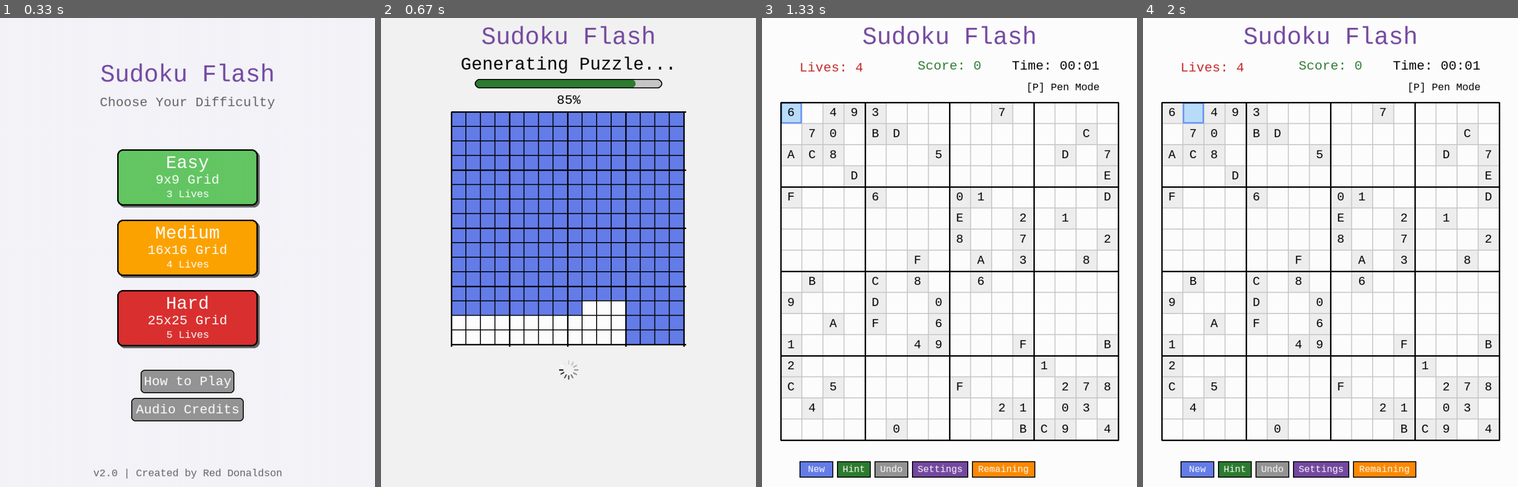
Above: before the commit, frames 1-4 (left to right).
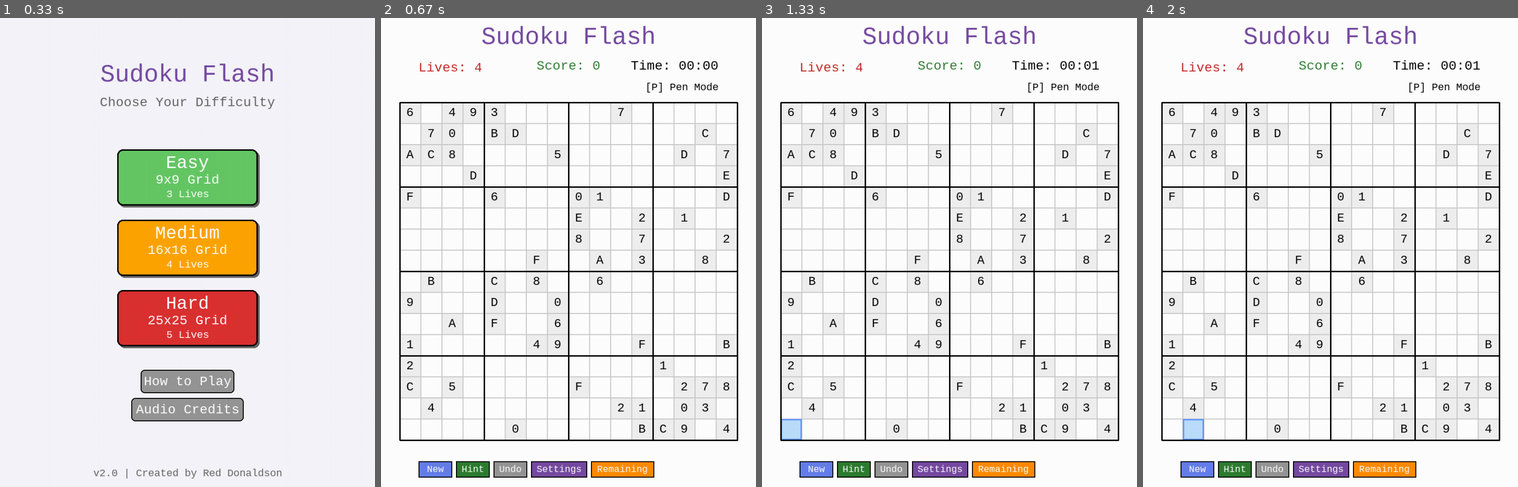
Above: after the commit, the same moments.

Repository: dbdonaldson50/PyGame-Sudoku-Flood
Game: pygame game, started from sudoku_flash.py
Same seed, same stepped clock (60 frames per second), same inputs: the game is played once before the commit and once after it.
Inputs (mouse positions are in pixels of both pictures, inside the frame that each line leads up to):
- Up to frame 1 (0.33 s): no input
- Up to frame 2 (0.67 s): click (568, 252) at 0.38 s
- Up to frame 3 (1.33 s): hold Right 0.67-1.13 s; hold Up from 1.17 s (still down)
- Up to frame 4 (2 s): release Up at 1.47 s; hold Right 1.5-1.97 s

Frame 1 is identical in both runs. In frame 2, 37% of the frame differs, in the area x 4-96%, y 8-98%; in frame 3, 0.5%; in frame 4, 0.5%.

Commit message:
Optimize loading screen performance to prevent crashes
Problem:
Game crashed during 25x25 puzzle generation due to excessive memory/CPU usage
from the progress callback system.

Root Cause:
1. Progress callback was called every grid_size // 2 cells (12-13 for 25x25)
2. Each callback did copy.deepcopy() on 625-cell board (~50+ times per generation)
3. Each callback also rendered screen + flipped display + processed events
4. With backtracking, this could happen hundreds of times
5. Created severe memory pressure leading to crashes (SIGKILL exit code 137)

Solution - Two-tier optimization:

1. Reduced callback frequency in game_logic.py:
   - Changed from every grid_size // 2 cells
   - To every max(20, grid_size * 2) cells
   - For 25x25: Reduced callbacks from ~50 to ~12 per generation

2. Added time-based throttling in sudoku_game.py:
   - Only renders if at least 100ms has passed since last render
   - Still updates progress value for accuracy
   - Prevents excessive deepcGame crashed during 25x25 puzzle generation due to excessive memory/CPU usage
from the progress cImfrom the progress callback system.

Root Cause:
1. Progress callbaustion crash
Root Cause:
1. Progress callback sm1. Progresfp2. Each callback did copy.deepcopy() on 625-cell board (~50+ times per geneon3. Each callbaarch 17, 2026

Diff:
--- a/src/game_logic.py
+++ b/src/game_logic.py
@@ -66,13 +66,17 @@
         Only updates progress when we reach a new maximum position to avoid
         progress going backward during backtracking.
 
+        Optimized for large grids: Less frequent callbacks to reduce overhead.
+
         Modified by: Red Donaldson
         Date: March 17, 2026
         """
         current_position = row * grid_size + col
         if current_position > max_position[0]:
             max_position[0] = current_position
-            if progress_callback and current_position % max(1, grid_size // 2) == 0:
+            # Reduced callback frequency: every 20-50 cells depending on grid size
+            callback_frequency = max(20, grid_size * 2)
+            if progress_callback and current_position % callback_frequency == 0:
                 progress = 0.1 + 0.9 * (current_position / total_cells)
                 progress_callback(board, min(0.99, progress))
 
--- a/src/sudoku_game.py
+++ b/src/sudoku_game.py
@@ -401,9 +401,21 @@
         self.generation_board = [[None for _ in range(self.grid_size)] for _ in range(self.grid_size)]
         self.generation_progress = 0.0
         self.generation_spinner_angle = 0
-
-        # Define progress callback
+        last_render_time = [0]  # Track last render time for throttling
+
+        # Define progress callback with time-based throttling
         def progress_callback(board, progress):
+            import time
+            current_time = time.time()
+
+            # Only render if at least 100ms has passed since last render
+            # This prevents excessive rendering while still keeping UI responsive
+            if current_time - last_render_time[0] < 0.1 and progress < 0.99:
+                # Still update progress without rendering
+                self.generation_progress = progress
+                return
+
+            last_render_time[0] = current_time
             self.generation_board = copy.deepcopy(board)
             self.generation_progress = progress
             self.generation_spinner_angle = (self.generation_spinner_angle + 10) % 360
